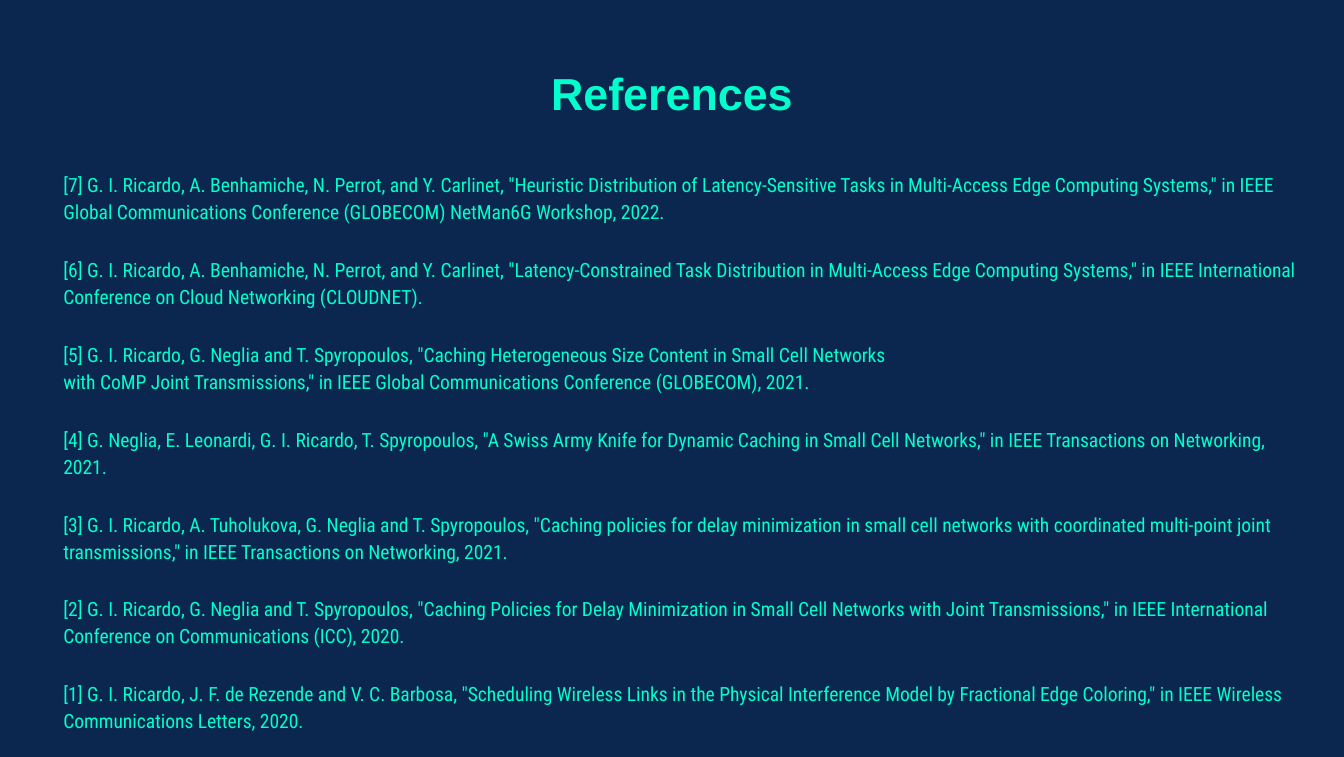
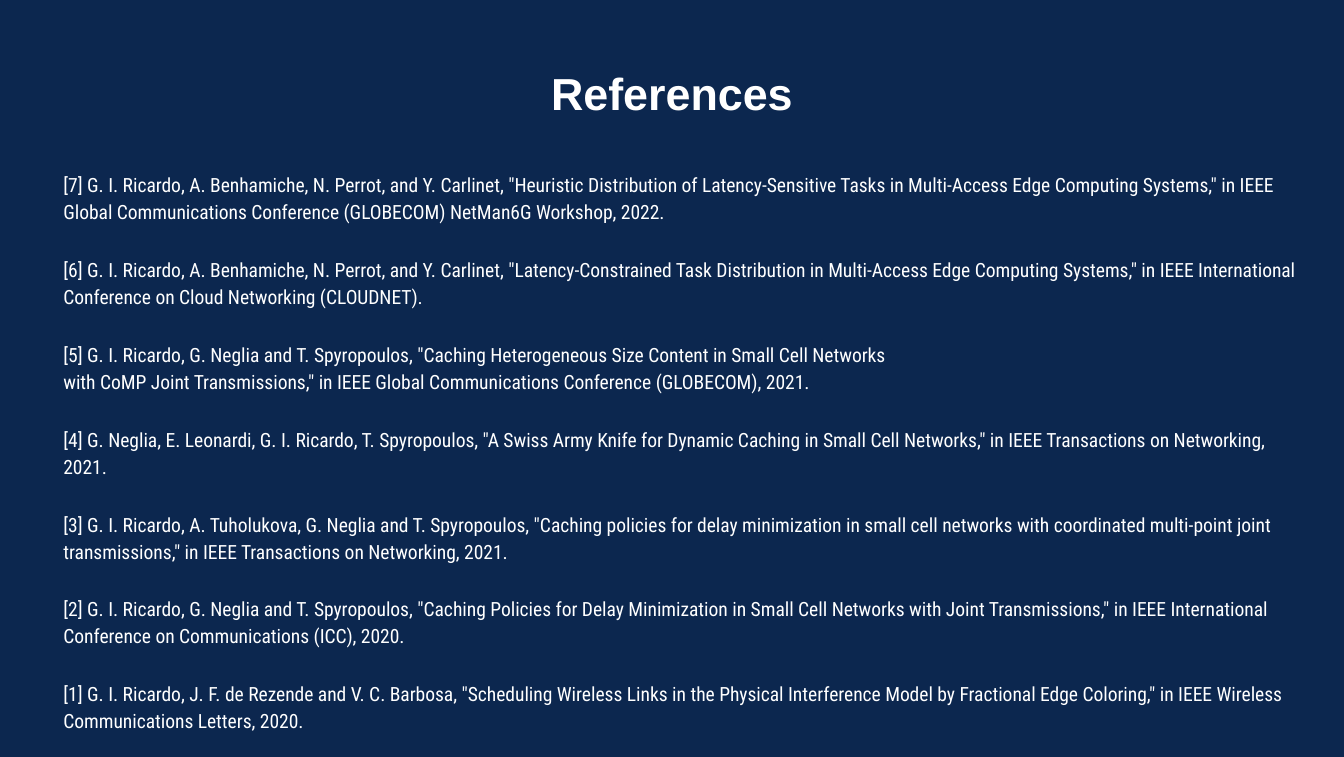
Before and after one commit to guilhermeir/mcf, a slide deck: slide 21 of toulouse_audition.odp (slide 15 before the commit). Drawn at 1344x757 pixels with LibreOffice and Linux fonts; fonts in the diff are those of the drawing. Boxes give left, top, right and bottom in pixels: in the first picture for what was removed or moved away, otherwise in the second. Text is boxed around its words. In the diff, an @@ line names an element or a change of style, - is before the commit and + after.

```diff
--- a/toulouse_audition.odp
+++ b/toulouse_audition.odp
@@ title "References" at (x1=551, y1=77, x2=793, y2=111): text colour #00FFCD to #FFFFFF @@
@@ text "[7] G. I. Ricardo, A. ..." at (x1=63, y1=176, x2=1295, y2=731): text colour #00FFCD to #FFFFFF @@
```
Also in this commit, not shown: 9 other slides changed, 8 slides added, 2 slides removed, 1 other file.
